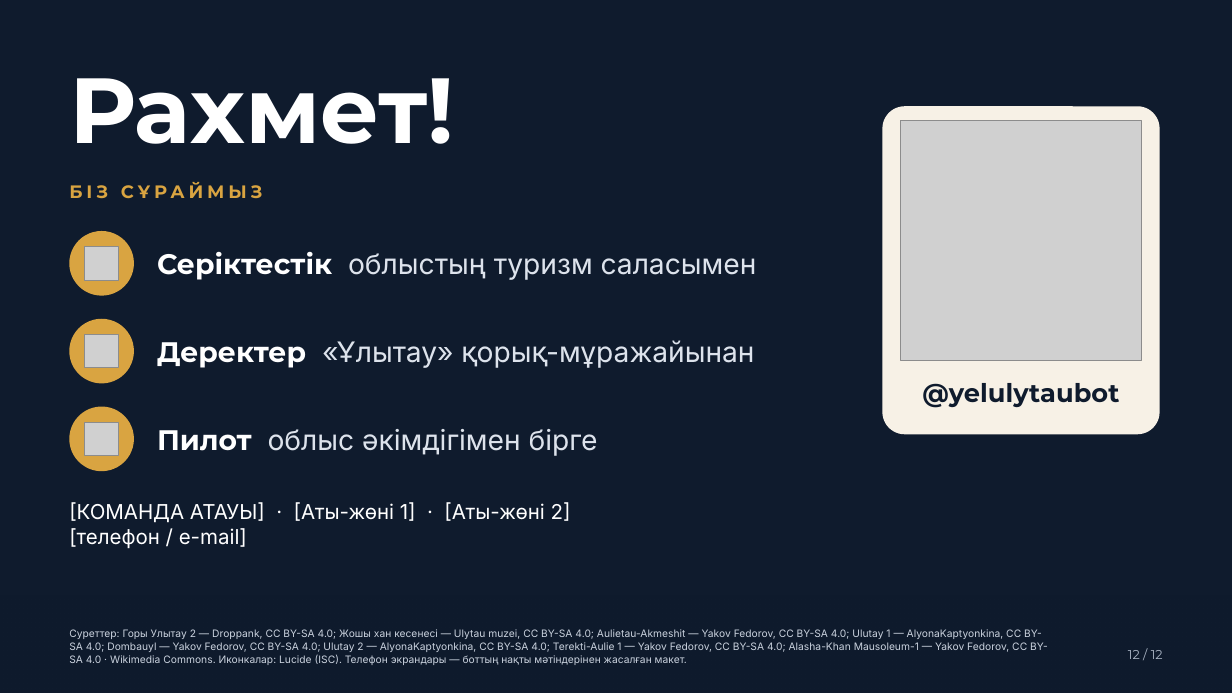
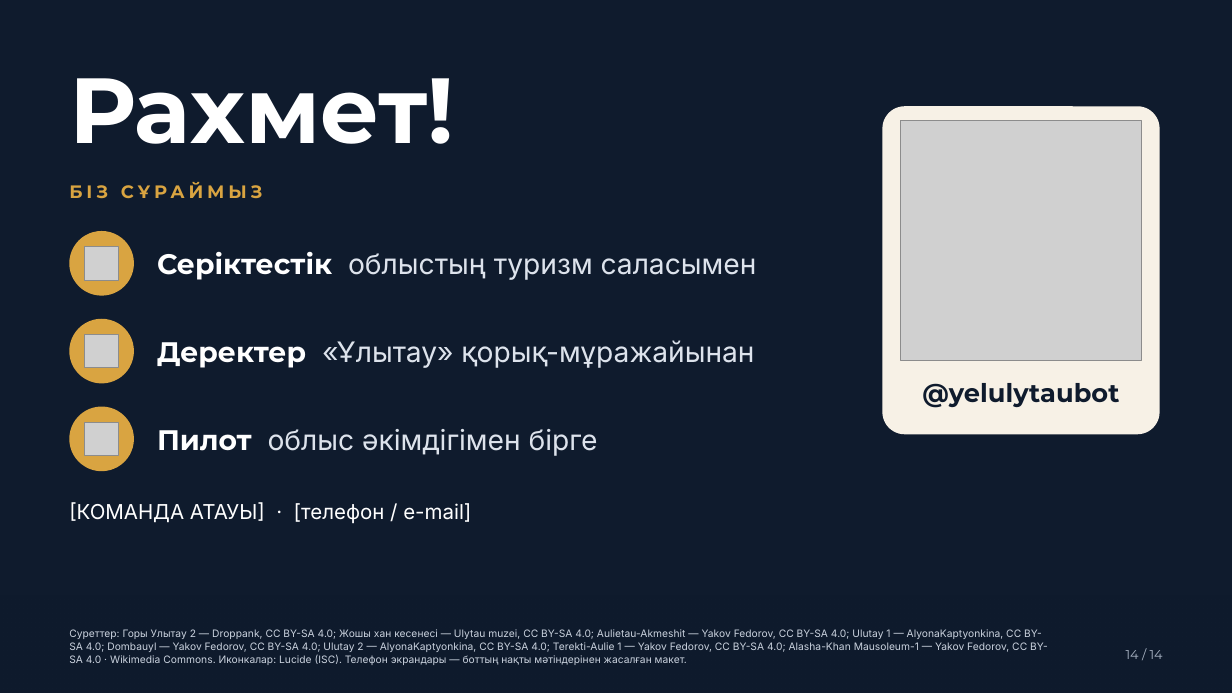
Before and after one commit to serikbayde/Ulytau-guide, a slide deck: slide 14 of pitch/Ulytau_Gid_Pitch.pptx (slide 12 before the commit). Drawn at 1232x693 pixels with LibreOffice and Linux fonts; fonts in the diff are those of the drawing; grey boxes stand for pictures; background and template pictures are left out. Boxes give left, top, right and bottom in pixels: in the first picture for what was removed or moved away, otherwise in the second. Text is boxed around its words. In the diff, an @@ line names an element or a change of style, - is before the commit and + after.

```diff
--- a/pitch/Ulytau_Gid_Pitch.pptx
+++ b/pitch/Ulytau_Gid_Pitch.pptx
@@ text at [69,502,471,524]: text changed @@
-[КОМАНДА АТАУЫ] · [Аты-жөні 1] · [Аты-жөні 2]
-[телефон / e-mail]
+[КОМАНДА АТАУЫ] · [телефон / e-mail]
@@ text at [1126,650,1163,659]: text changed @@
-12 / 12
+14 / 14
```
Also in this commit, not shown: 10 other slides changed, 2 slides added, 35 other files.
